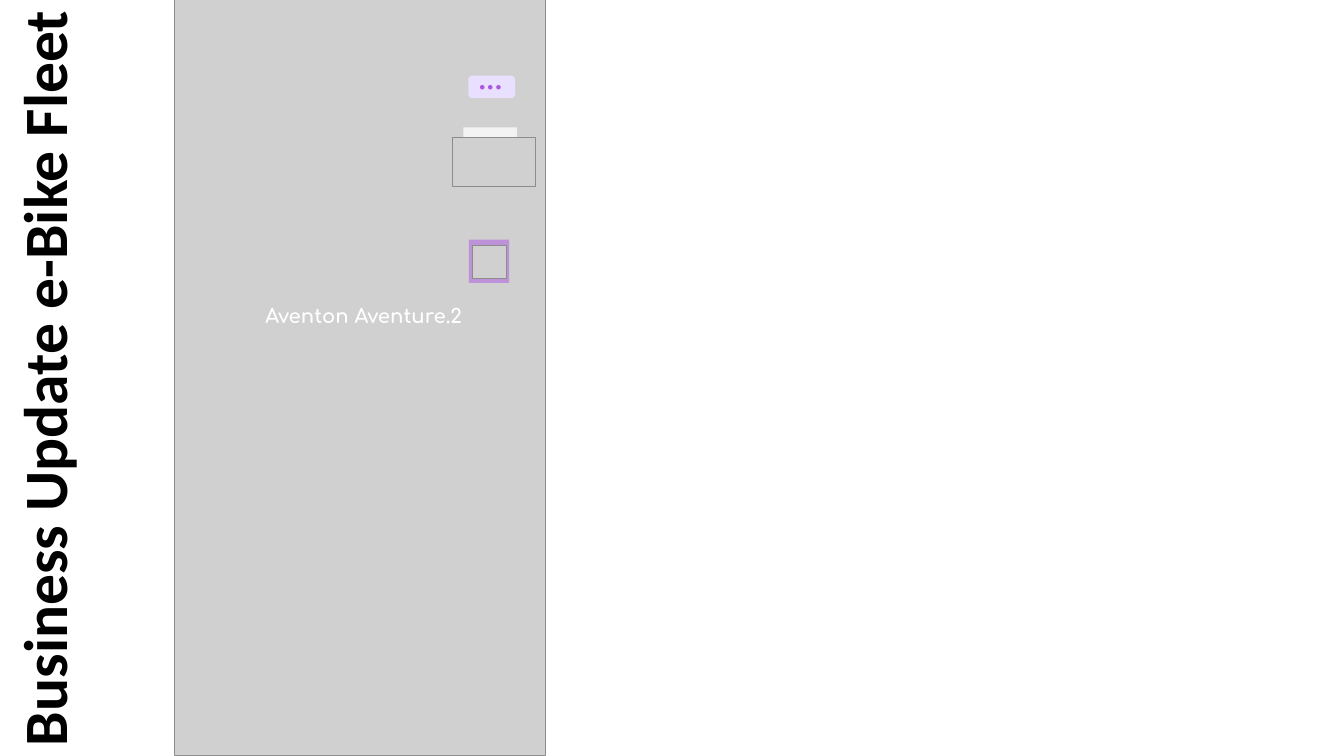
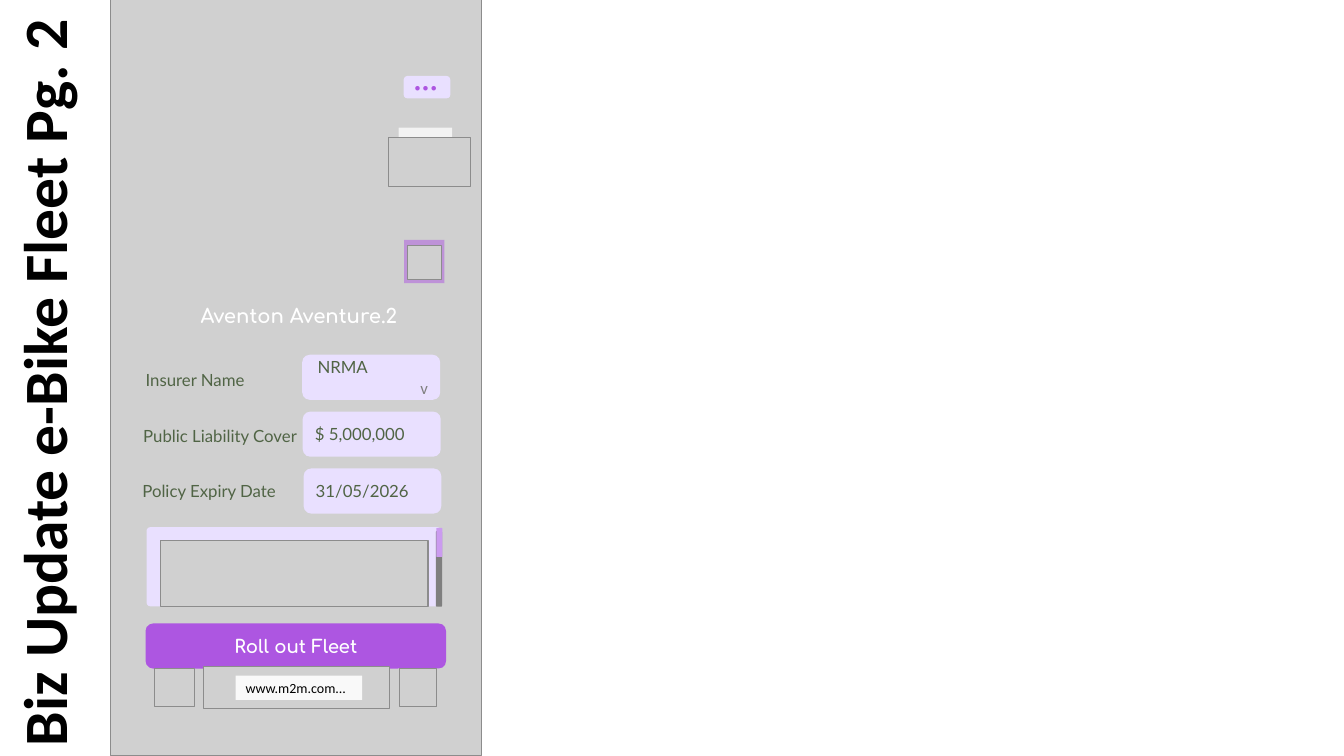
Before and after one commit to anodiamadmin/Micro2Move, a slide deck: slide 28 of BusinessAnalysis/Wireframes/WireframesA.pptx (slide 27 before the commit). Drawn at 1344x756 pixels with LibreOffice and Linux fonts; fonts in the diff are those of the drawing; grey boxes stand for pictures. Boxes give left, top, right and bottom in pixels: in the first picture for what was removed or moved away, otherwise in the second. Text is boxed around its words. In the diff, an @@ line names an element or a change of style, - is before the commit and + after.

```diff
--- a/BusinessAnalysis/Wireframes/WireframesA.pptx
+++ b/BusinessAnalysis/Wireframes/WireframesA.pptx
@@ text at (x1=8, y1=23, x2=83, y2=743): text changed @@
-Business Update e-Bike Fleet
+Biz Update e-Bike Fleet Pg. 2
@@ 3 pictures, 2 rectangles, 1 text, 1 rounded rectangle moved together from (x1=174, y1=0, x2=545, y2=756) to (x1=110, y1=0, x2=481, y2=756) @@
@@ rounded rectangle added at (x1=302, y1=355, x2=441, y2=400), fill #E9E0FF, 12 pt, text #506445 @@
+NRMA v
@@ text added at (x1=146, y1=374, x2=245, y2=386), 12 pt, text #506445 @@
+Insurer Name
@@ rounded rectangle added at (x1=302, y1=411, x2=441, y2=457), fill #E9E0FF, 12 pt, text #506445 @@
+$ 5,000,000
@@ text added at (x1=143, y1=429, x2=297, y2=445), 12 pt, text #506445 @@
+Public Liability Cover
@@ rounded rectangle added at (x1=303, y1=469, x2=442, y2=514), fill #E9E0FF, 12 pt, text #506445 @@
+31/05/2026
@@ text added at (x1=142, y1=484, x2=276, y2=500), 12 pt, text #506445 @@
+Policy Expiry Date
@@ rounded rectangle added at (x1=146, y1=527, x2=441, y2=607), fill #E9E0FF @@
@@ rounded rectangle added at (x1=436, y1=531, x2=442, y2=607), fill #7F7F7F @@
@@ rounded rectangle added at (x1=437, y1=528, x2=443, y2=558), fill #CB9BF0 @@
@@ picture added at (x1=160, y1=540, x2=427, y2=606) @@
@@ text added at (x1=275, y1=566, x2=319, y2=606), 18 pt, text #AD56E1, bold @@
+⊕
@@ rounded rectangle added at (x1=145, y1=624, x2=446, y2=669), fill #AD56E1, 13 pt, text #FFFFFF, bold @@
+Roll out Fleet
@@ group added at (x1=154, y1=666, x2=437, y2=708): 3 pictures, 1 rectangle @@
+www.m2m.com...
```
Also in this commit, not shown: 4 other slides changed, 18 slides added, 2 slides removed.
